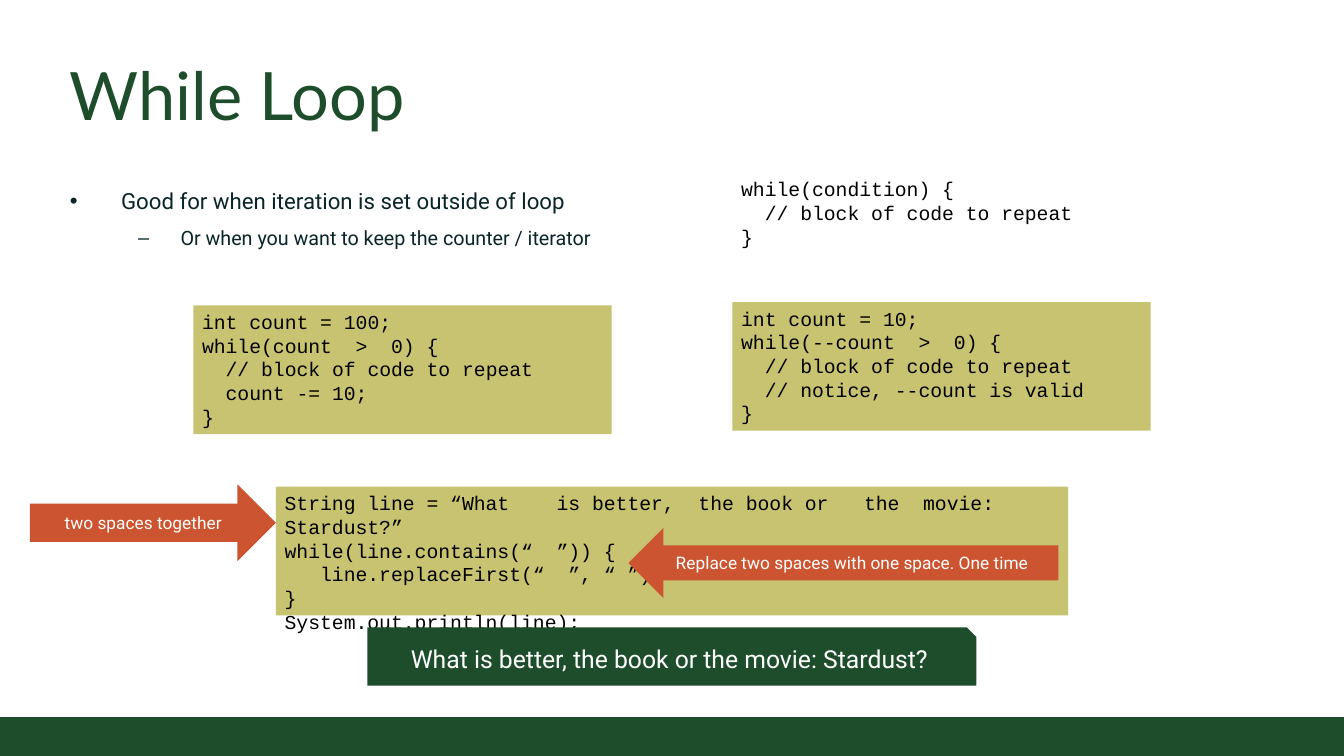
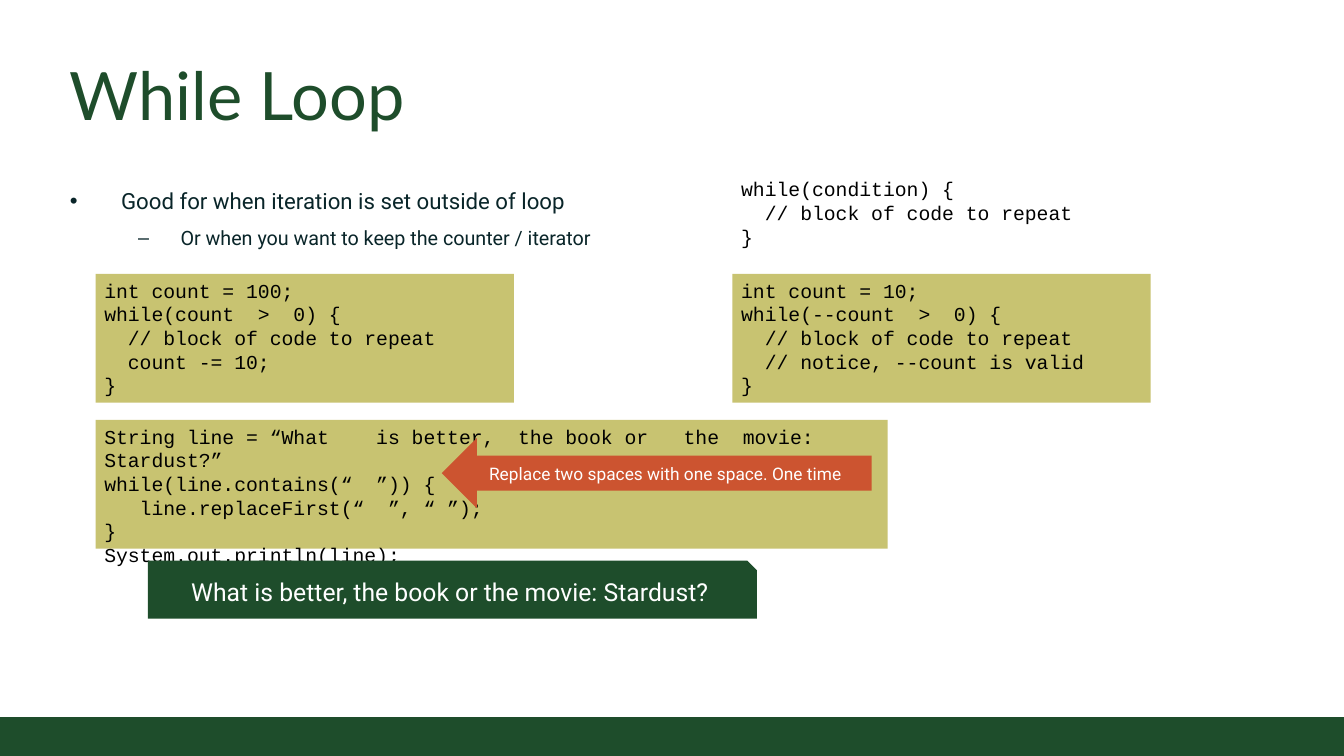
Before and after one commit to coloradostateuniversity/CSUCS1ClassExamples, a slide deck: slide 3 of slides/Online/2020/11 - More Loops.pptx. Drawn at 1344x756 pixels with LibreOffice and Linux fonts; fonts in the diff are those of the drawing; background and template pictures are left out. Boxes give left, top, right and bottom in pixels: in the first picture for what was removed or moved away, otherwise in the second. Text is boxed around its words. In the diff, an @@ line names an element or a change of style, - is before the commit and + after.

```diff
--- a/slides/Online/2020/11 - More Loops.pptx
+++ b/slides/Online/2020/11 - More Loops.pptx
@@ rectangle "int count = 100;": place and size @@
-rectangle "int count = 100;" at (193,305,611,434)
+rectangle "int count = 100;" at (95,274,513,403)
@@ rectangle "int count = 10;": place and size @@
-rectangle "int count = 10;" at (732,302,1150,431)
+rectangle "int count = 10;" at (732,274,1150,403)
@@ rectangle "String line = “What is ...": place and size @@
-rectangle "String line = “What is ..." at (276,487,1068,616)
+rectangle "String line = “What is ..." at (95,420,888,549)
@@ left arrow "Replace two spaces with one ...": place and size @@
-left arrow "Replace two spaces with one ..." at (628,527,1058,598)
+left arrow "Replace two spaces with one ..." at (442,439,872,509)
@@ right arrow removed at (30,485,277,561) @@
-two spaces together
@@ snip rect "What is better, the book ...": place and size @@
-snip rect "What is better, the book ..." at (367,628,977,686)
+snip rect "What is better, the book ..." at (148,560,757,618)
```
Also in this commit, not shown: 4 other slides changed, 13 other files.
